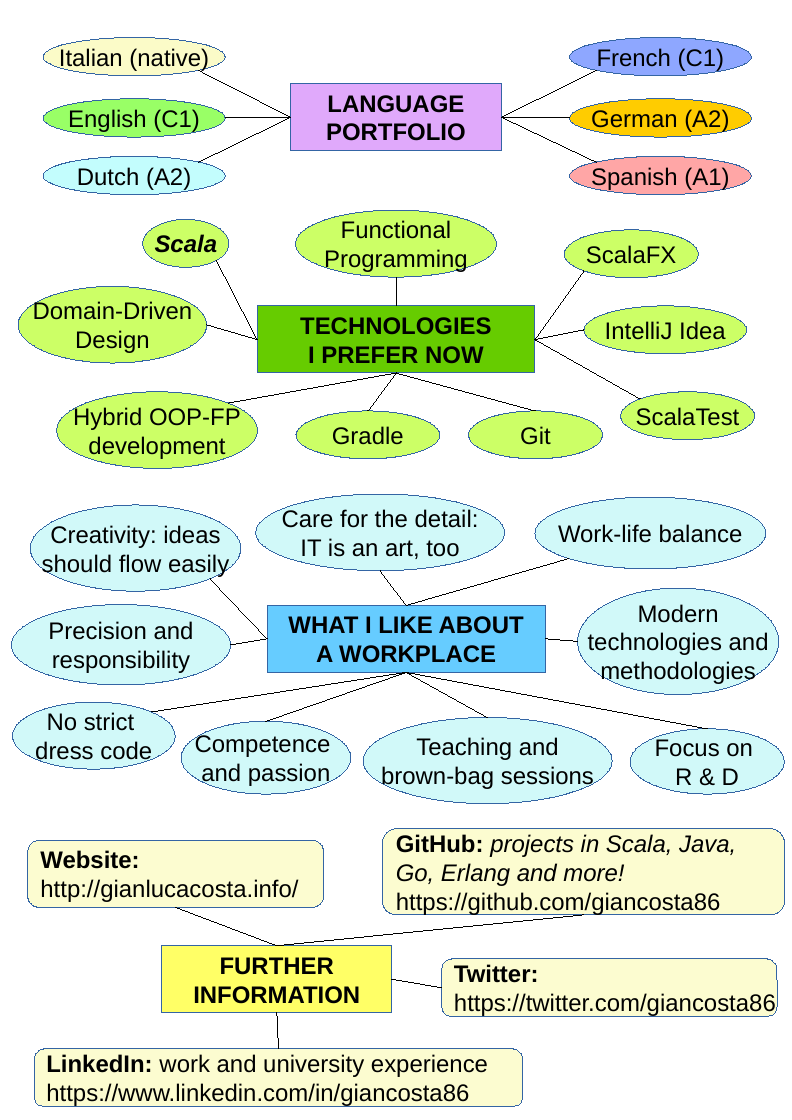
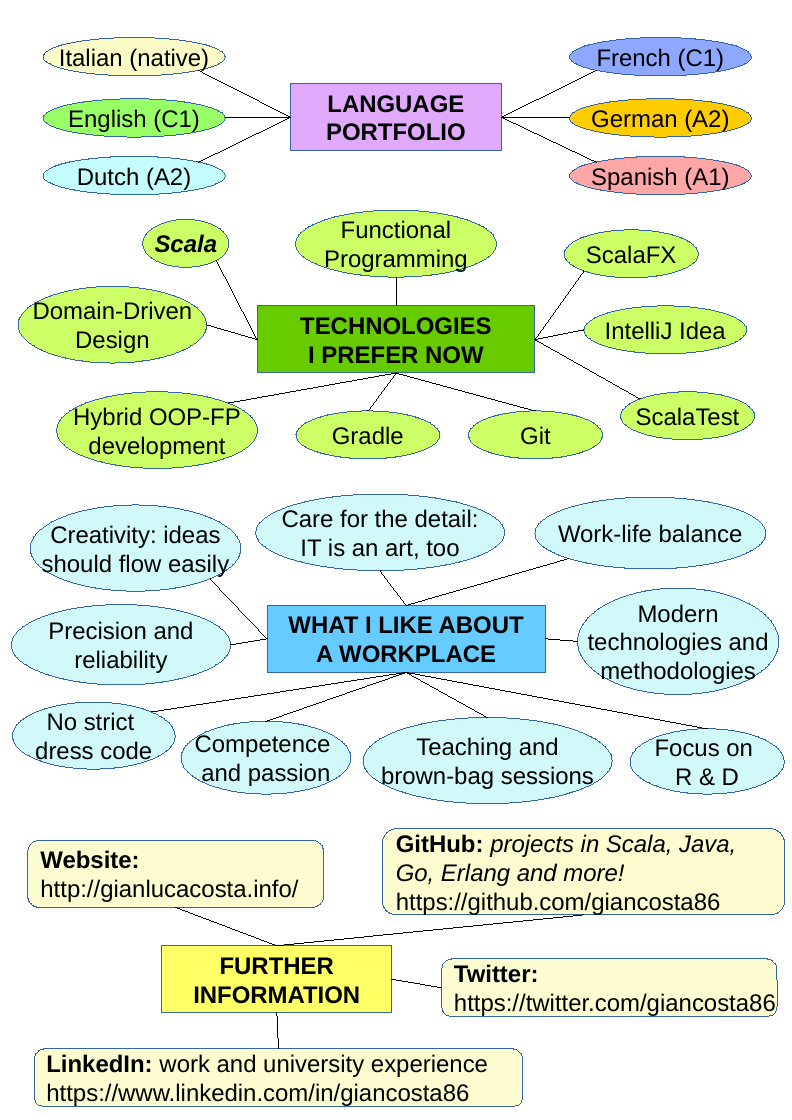
Before and after one commit to giancosta86/giancosta86.github.io, a slide deck: slide 2 of _sources/cv_costa_en.odp. Drawn at 792x1120 pixels with LibreOffice and Linux fonts; fonts in the diff are those of the drawing. Boxes give left, top, right and bottom in pixels: in the first picture for what was removed or moved away, otherwise in the second. Text is boxed around its words. In the diff, an @@ line names an element or a change of style, - is before the commit and + after.

```diff
--- a/_sources/cv_costa_en.odp
+++ b/_sources/cv_costa_en.odp
@@ text in ellipse at <box>48,621,194,673</box>: text changed @@
-Precision and
-responsibility
+Precision and
+reliability
```
Also in this commit, not shown: 1 other slide changed, 2 other files.
